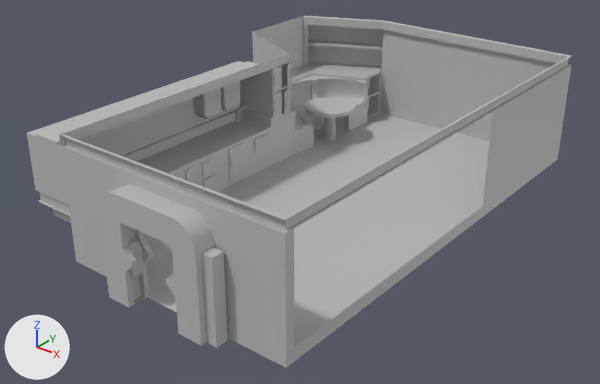
One commit to the FBX model SpaceTogether/Assets/Art/3D/Map/sala01.fbx: the scene before it, then after it.
Camera for both pictures: a 50 mm camera at (8.97, -12.76, 6.57) aimed at (-0.82, -0.52, -1.02). Lighting does not change. The marker at lower left points along +X, +Y and +Z. Where no turn or scale is listed for an object, it has been applied to the vertices.
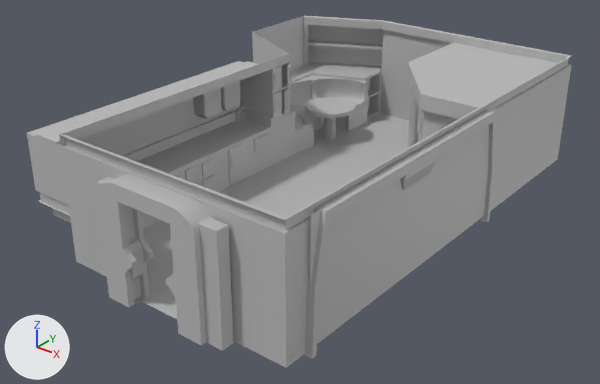
Pixel boxes [x1, y1, x2, y2] of what changed, in the pictures (600 x 384 px; the box of a moved part takes in the faces that stretch with it):
'pPlane2', added: after [310, 106, 497, 343]
'pCube5', reshaped (6% taller): before [99, 184, 215, 346]; after [97, 174, 212, 346]
'pCube76', added: after [407, 42, 557, 119]
'pCube30', added: after [304, 152, 422, 359]
'pCube7', reshaped, moved: before [201, 247, 228, 348]; after [197, 217, 234, 351]
'pCube29', added: after [412, 110, 495, 222]
'pCube88', added: after [408, 87, 458, 148]
'polySurface8', added: after [413, 101, 419, 145]
part 1 of me_mesh, built on: before [61, 91, 511, 267]; after [61, 91, 511, 347]
part 2 of me_mesh_004, moved or reshaped: before [203, 279, 228, 348]; after [203, 282, 234, 351]
part 3 of me_mesh_004, moved or reshaped: before [201, 247, 225, 286]; after [197, 217, 231, 289]
part 4 of me_mesh_005, moved or reshaped: before [105, 184, 204, 228]; after [106, 174, 204, 217]
part 5 of me_mesh_005, moved or reshaped: before [185, 218, 209, 236]; after [185, 208, 208, 223]
part 6 of me_mesh_005, moved or reshaped: before [190, 226, 213, 245]; after [190, 213, 212, 228]
part 7 of me_mesh_005, moved or reshaped: before [99, 193, 215, 256]; after [97, 182, 200, 234]
part 8 of me_mesh_005, moved or reshaped: before [99, 195, 215, 284]; after [97, 185, 203, 284]

Patch to the scene script:
```diff
--- a/SpaceTogether/Assets/Art/3D/Map/sala01.fbx.py
+++ b/SpaceTogether/Assets/Art/3D/Map/sala01.fbx.py
@@ me_mesh_005 @@
 me_mesh_005.from_pydata(...)  # 216 vertices, 170 faces; spans x -1.11..1.1, y -0.23..0.23, z -1.05..1.05
+# me_mesh_005 part 4: all 32 vertices in x -0.92..0.92, y -0.23..0.23, z 0.97..1.05 are moved by (0.0, 0.0, 0.18)
+# me_mesh_005 part 5: all 8 vertices in x -1.02..1.01, y -0.23..0.23, z 0.87 are moved by (0.0, 0.0, 0.22)
+# me_mesh_005 part 6: all 8 vertices in x -1.08..1.08, y -0.23..0.23, z 0.74 are moved by (0.0, 0.0, 0.28)
+# me_mesh_005 part 7: all 8 vertices in x -1.11..1.1, y -0.23..0.23, z 0.61 are moved by (0.0, 0.0, 0.36)
+# me_mesh_005 part 8: all 20 vertices in x -1.11..1.1, y -0.23..0.23, z 0.56 are moved by (0.0, 0.0, 0.37)
 me_mesh_005.materials.append(mat_lambert1)
@@ me_mesh @@
-me_mesh.from_pydata(...)  # 1367 vertices, 1268 faces; spans x -3.55..3.44, y -5.02..5.28, z -1.25..1.25
+me_mesh.from_pydata(...)  # 1376 vertices, 1275 faces; spans x -3.55..3.44, y -5.16..5.28, z -1.25..1.25
+# me_mesh part 1
+# 3 vertices are removed from x -0.14..2.03, y -5.02, z 0.5..0.52
+# 6 faces are deleted
+# 4 vertices in x 3.39..3.44, y 1.16..1.18, z 1.04..1.25 move by (0.0, -0.22, 0.0)
+# 3 vertices in x 3.44, y 1.18, z 0.47..0.52 move by (0.0, -0.09, 0.0)
+# 12 vertices are added at x -0.14..3.44, y -5.16..-4.26, z -1.25..1.04
+# 13 new faces join them
 me_mesh.materials.append(mat_lambert1)
@@ me_mesh_004 @@
 me_mesh_004.from_pydata(...)  # 28 vertices, 20 faces; spans x 0.0..0.75, y -0.13..0.13, z 0.0..1.61
+# me_mesh_004 part 2: all 6 vertices in x 0.75, y -0.13..0.13, z 0.0..1.13 are moved by (0.16, 0.0, 0.0)
+# me_mesh_004 part 3: all 2 vertices in x 0.75, y -0.13..0.13, z 1.61 are moved by (0.16, 0.0, 0.49)
 me_mesh_004.materials.append(mat_lambert1)
@@ me_mesh_064 @@
+me_mesh_064.from_pydata([(0.0, 0.0, -2.0), (0.0, 0.0, 0.0), (0.06, 0.02, 0.0), (0.06, 0.02, -2.0), (0.35, -0.44, -2.0), (0.39, -0.4, -2.0), (0.39, -0.4, 0.0), (0.35, -0.44, 0.0)], [], [(3, 0, 1, 2), (3, 5, 4, 0), (2, 6, 5, 3), (1, 7, 6, 2), (0, 4, 7, 1), (5, 6, 7, 4)])
+me_mesh_064.materials.append(mat_lambert1)  # grey #bcbcbc
@@ ob_pcube7 @@
 ob_pcube7 = bpy.data.objects.new('pCube7', me_mesh_004)
-ob_pcube7.location = (0.59, -5.17, -1.25)
+ob_pcube7.location = (0.56, -5.17, -1.25)
@@ ob_pcube88 @@
+ob_pcube88 = bpy.data.objects.new('pCube88', me_mesh_062)  # 174 vertices, 89 faces; spans x -1.37..1.37, y -1.86..1.86, z -1.0..1.0; in mat_lambert1 (grey #bcbcbc)
+ob_pcube88.location = (1.08, 3.14, -0.25)
@@ ob_pcube76 @@
+ob_pcube76 = bpy.data.objects.new('pCube76', me_mesh_061)  # 38 vertices, 32 faces; spans x -0.73..2.22, y -0.92..3.09, z -0.01..0.32; in mat_lambert1 (grey #bcbcbc)
+ob_pcube76.location = (0.34, 2.06, 0.75)
@@ ob_pcube29 @@
+ob_pcube29 = bpy.data.objects.new('pCube29', me_mesh_049)  # 30 vertices, 26 faces; spans x -0.12..0.12, y 0.0..2.91, z -2.29..0.13; in mat_lambert1 (grey #bcbcbc)
+ob_pcube29.location = (2.53, -1.63, 1.0)
@@ ob_pplane2 @@
+ob_pplane2 = bpy.data.objects.new('pPlane2', me_mesh_051)  # 81 vertices, 64 faces; spans x 0.0, y -4.51..1.23, z -1.16..1.16; in mat_lambert1 (grey #bcbcbc)
+ob_pplane2.location = (2.56, 0.0, 0.0)
@@ ob_polysurface8 @@
+ob_polysurface8 = bpy.data.objects.new('polySurface8', me_mesh_064)
+ob_polysurface8.location = (-0.28, 2.94, 0.75)
@@ ob_pcube30 @@
+ob_pcube30 = bpy.data.objects.new('pCube30', me_mesh_050)  # 30 vertices, 26 faces; spans x -0.5..0.5, y -1.3..0.1, z -27.0..0.6; in mat_lambert1 (grey #bcbcbc)
+ob_pcube30.location = (2.53, -1.63, 1.0)
+ob_pcube30.rotation_euler = (-1.405, 0.0, -3.142)  # degrees (-81, 0, -180)
+ob_pcube30.scale = (-0.237, -2.03, -0.0985)
```
